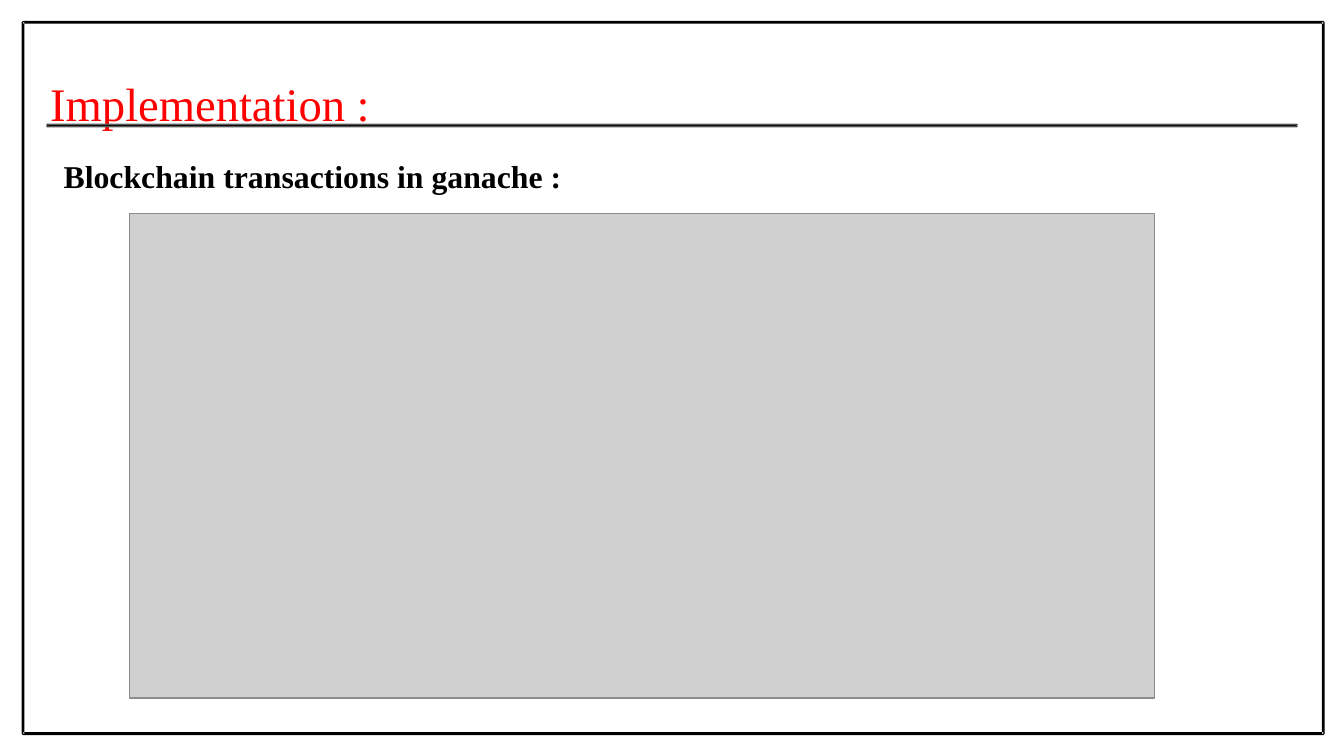
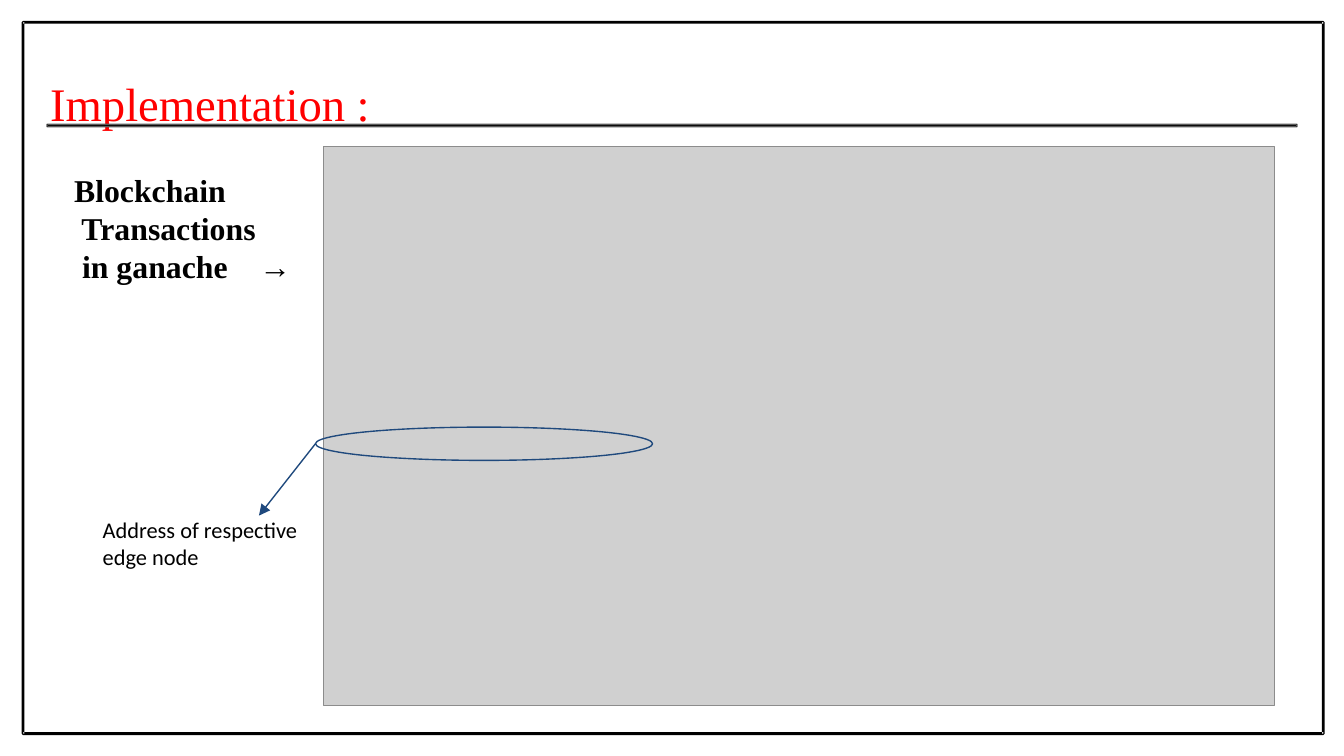
Before and after one commit to Prithiv-vijai/5g_MEC_Blockchain, a slide deck: slide 19 of files/Batch-4 First Review.pptx. Drawn at 1344x756 pixels with LibreOffice and Linux fonts; fonts in the diff are those of the drawing; grey boxes stand for pictures. Boxes give left, top, right and bottom in pixels: in the first picture for what was removed or moved away, otherwise in the second. Text is boxed around its words. In the diff, an @@ line names an element or a change of style, - is before the commit and + after.

```diff
--- a/files/Batch-4 First Review.pptx
+++ b/files/Batch-4 First Review.pptx
@@ picture: place and size @@
-picture at box(129, 214, 1154, 698)
+picture at box(324, 146, 1275, 706)
@@ text at box(74, 180, 255, 284): text changed @@
-Blockchain transactions in ganache :
+Blockchain
+Transactions
+in ganache →
@@ arrow added from (316, 444) to (259, 516), #1F497D 0.75 pt @@
@@ ellipse added at box(316, 427, 653, 461), outline #1F497D 0.75 pt @@
@@ text added at box(103, 522, 297, 569), 12 pt, text #000000 @@
+Address of respective edge node
```
Also in this commit, not shown: 7 other slides changed, 1 slide added, 20 other files.
